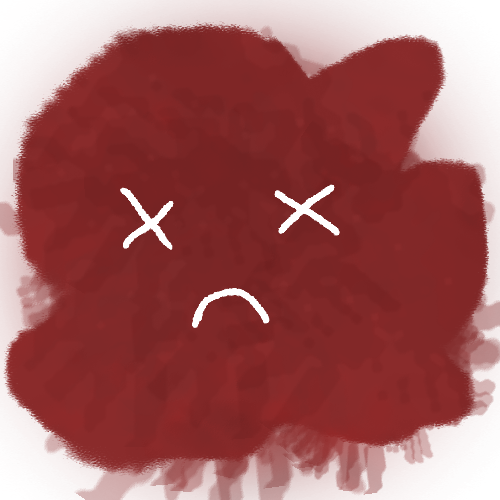
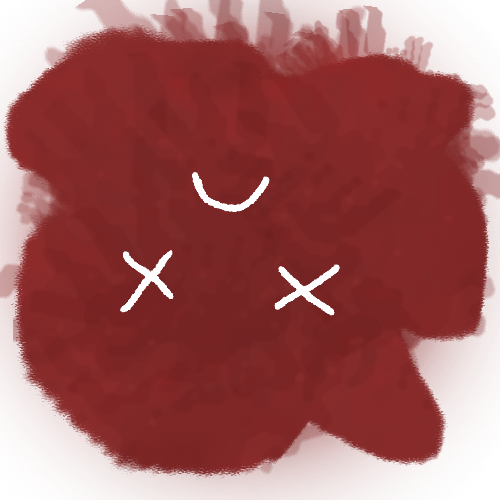
Revision of a layered 500×500 image; what changed, layer by layer:
added group "Group 1" with 3 layers over <box>0,0,500,500</box>
moved "Layer 5" into group "Group 1", painted on it over <box>120,172,340,328</box>
moved "Layer 4" into group "Group 1", painted on it over <box>0,0,500,500</box>
moved "Layer 2" into group "Group 1", painted on it over <box>0,0,500,500</box>
